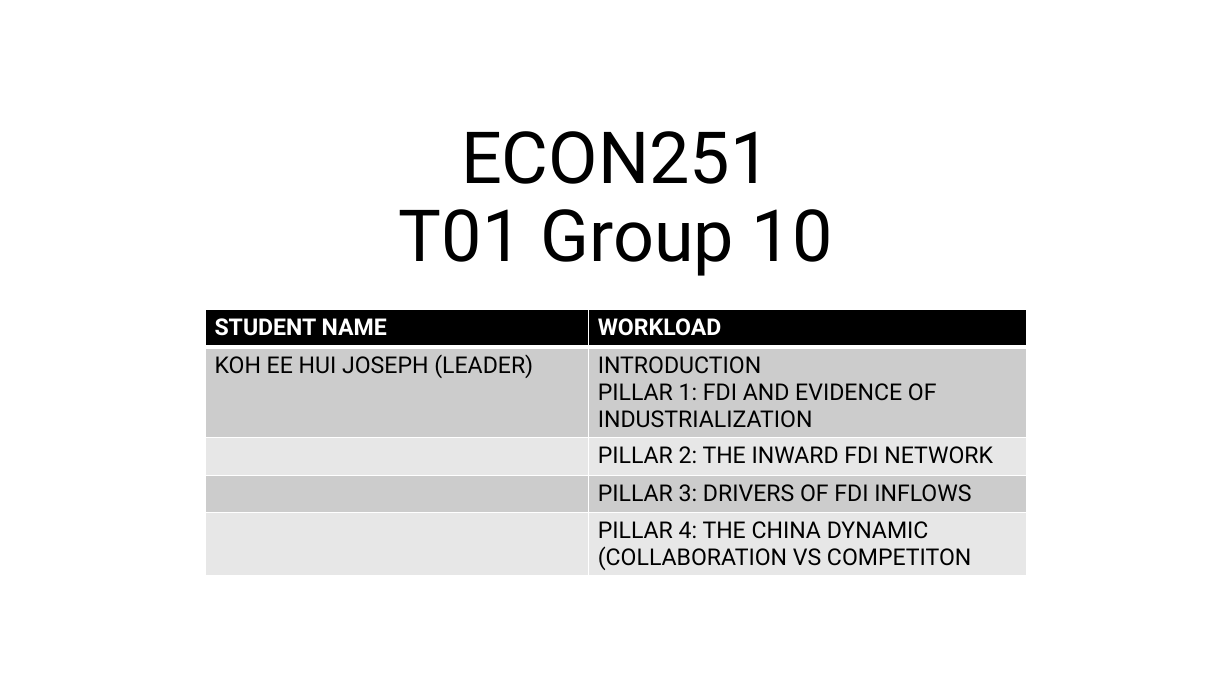
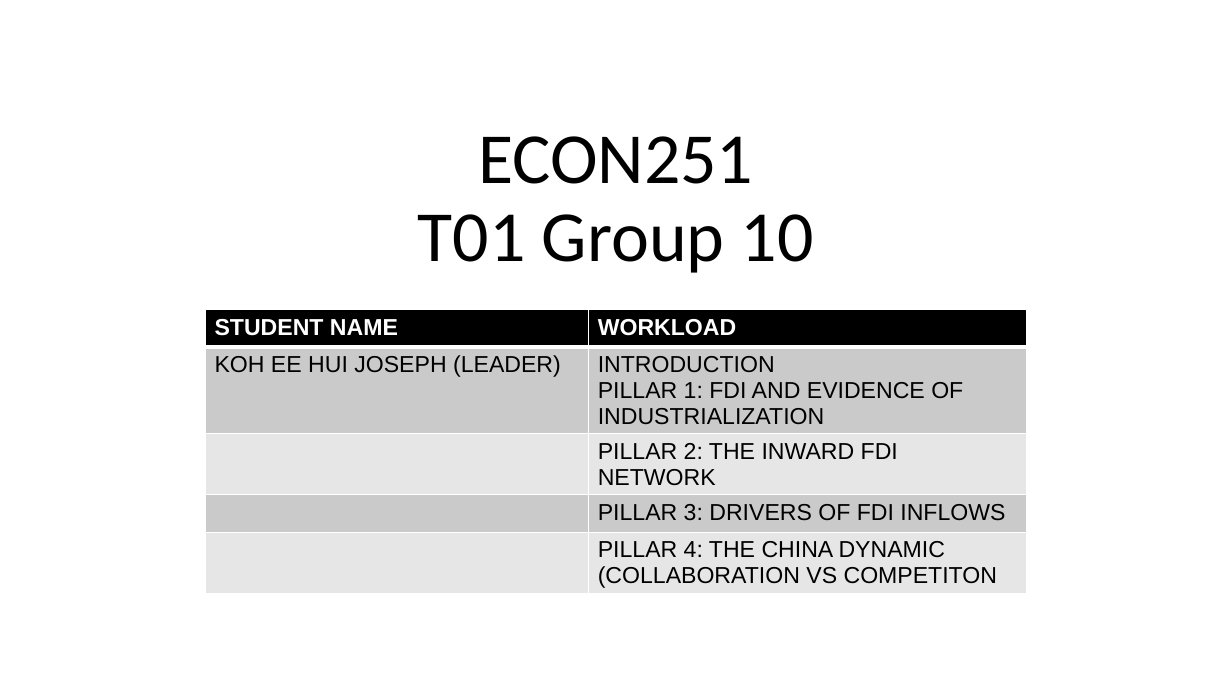
Before and after one commit to josephkohhh/SIM-UOW-Mods, a slide deck: slide 1 of ECON251/Assignment/T01_Group10_Presentation Slides.pptx. Drawn at 1232x693 pixels with LibreOffice and Linux fonts; fonts in the diff are those of the drawing. Boxes give left, top, right and bottom in pixels: in the first picture for what was removed or moved away, otherwise in the second. Text is boxed around its words. In the diff, an @@ line names an element or a change of style, - is before the commit and + after.

```diff
--- a/ECON251/Assignment/T01_Group10_Presentation Slides.pptx
+++ b/ECON251/Assignment/T01_Group10_Presentation Slides.pptx
@@ title "ECON251 T01 Group 10" at box(418, 136, 814, 273): font Roboto to Calibri @@
@@ table at box(205, 310, 1027, 592) @@
@@ fill #CCCCCC to #CACACA in 4 cells @@
@@ fill #E7E7E7 to #E6E6E6 in 4 cells @@
@@ font Roboto to Arial @@
```
Also in this commit, not shown: 11 other slides changed.
